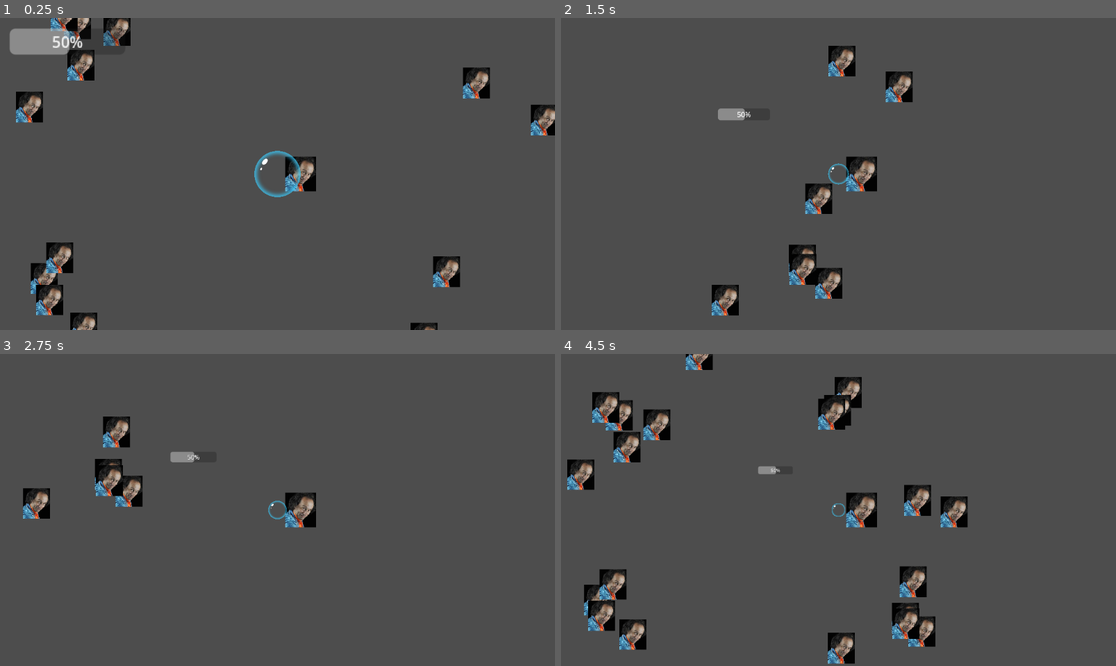
Above: before the commit, frames 1-4 (two rows, left to right).
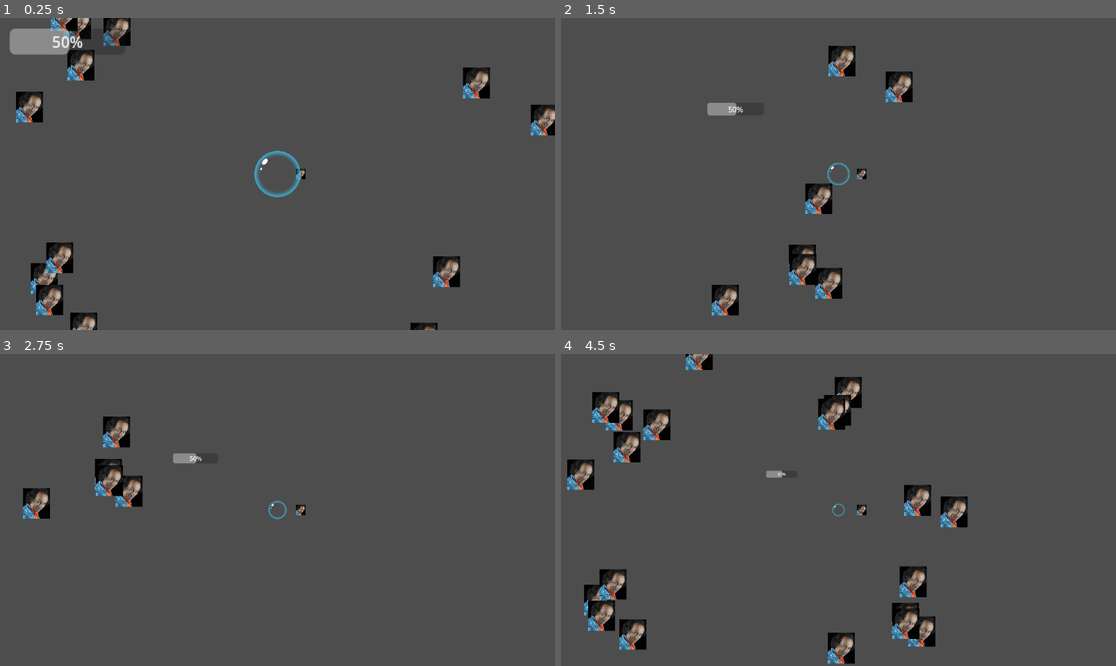
Above: after the commit, the same moments.

Repository: Zodayan/BubbleSurvivor
Game: Godot game, scene res://scenes/game.tscn
Two runs of this game, one before a commit and one after it. Both use one fixed random seed, a clock stepped at 60 frames per second and the inputs below.
Inputs (mouse positions are in pixels of both pictures, inside the frame that each line leads up to):
- Up to frame 1 (0.25 s): no input
- Up to frame 2 (1.5 s): move the mouse to (960, 158) at 0.52 s; hold Right (right) 0.53-1.28 s; click (960, 158) at 0.6 s; move the mouse to (727, 189) at 1.27 s; hold Down (down) from 1.28 s (still down); click (727, 189) at 1.35 s
- Up to frame 3 (2.75 s): move the mouse to (333, 441) at 2.02 s; release Down (down) at 2.03 s; hold Right (right) from 2.03 s (still down); click (333, 441) at 2.1 s
- Up to frame 4 (4.5 s): move the mouse to (810, 572) at 2.77 s; release Right (right) at 2.78 s; hold Up (up) 2.78-3.53 s; click (810, 572) at 2.85 s; move the mouse to (1005, 556) at 3.52 s; hold Q (left) from 3.53 s (still down); click (1005, 556) at 3.6 s; move the mouse to (672, 463) at 4.27 s; click (672, 463) at 4.35 s

The runs differ from the first frame. In frame 1, 0.6% of the frame differs, in the area x 51-57%, y 44-56%; in frame 2, 0.9%, in the area x 26-57%, y 27-56%; in frame 3, 0.7%; in frame 4, 0.8%.

Commit message:
CA avance pour les tirs

Diff:
--- a/bubblesurvior/scenes/pistolet.tscn
+++ b/bubblesurvior/scenes/pistolet.tscn
@@ -8,5 +8,5 @@
 
 [node name="Sprite2D" type="Sprite2D" parent="."]
 position = Vector2(-1.19209e-07, 0)
-scale = Vector2(0.152381, 0.152381)
+scale = Vector2(0.047619, 0.0476191)
 texture = ExtResource("1_eba5c")
--- a/bubblesurvior/scripts/Manager/PlayerManager.gd
+++ b/bubblesurvior/scripts/Manager/PlayerManager.gd
@@ -15,7 +15,7 @@
 
 #Character(Scene) :
 
-var playerBody : CharacterBody2D
+var playerBody : BubblePlayer
 
 func _initialize():
 
--- a/bubblesurvior/scripts/player/bubble_player.gd
+++ b/bubblesurvior/scripts/player/bubble_player.gd
@@ -71,6 +71,7 @@
 
 func shoot() :
 
-	var posMouse : Vector2 =  get_viewport().get_mouse_position()
+	CustomSceneTree.getInstance()._weaponManager._weapon.tirer()
+
 
 	pass
--- a/bubblesurvior/scripts/weapons/weapon.gd
+++ b/bubblesurvior/scripts/weapons/weapon.gd
@@ -17,7 +17,7 @@
 func tirer() -> void:
 	if timer_dernier_tir >= 1/vitesse_tir:
 		timer_dernier_tir = 0
-		CustomSceneTree.getInstance()._playerManager.deal_damage(cout_tir)
+		CustomSceneTree.getInstance()._playerManager.playerBody.dealDamage(cout_tir)
 		action_tirer()
 
 # A potentiellement toucher avec héritage
